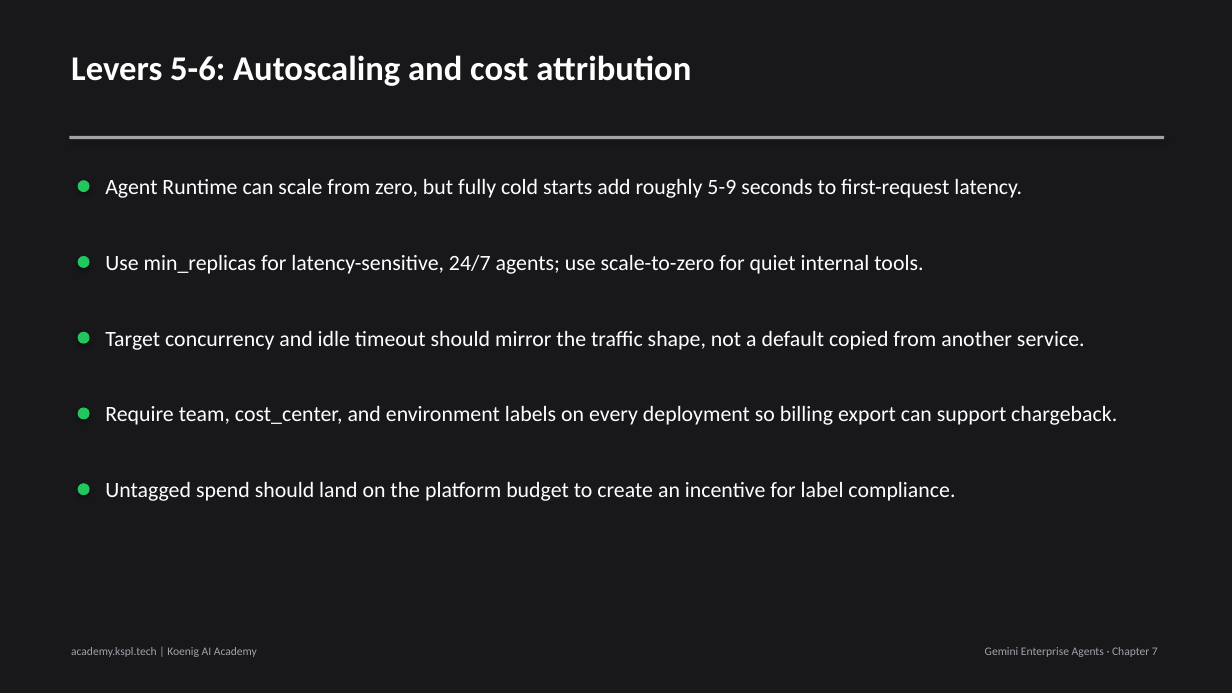
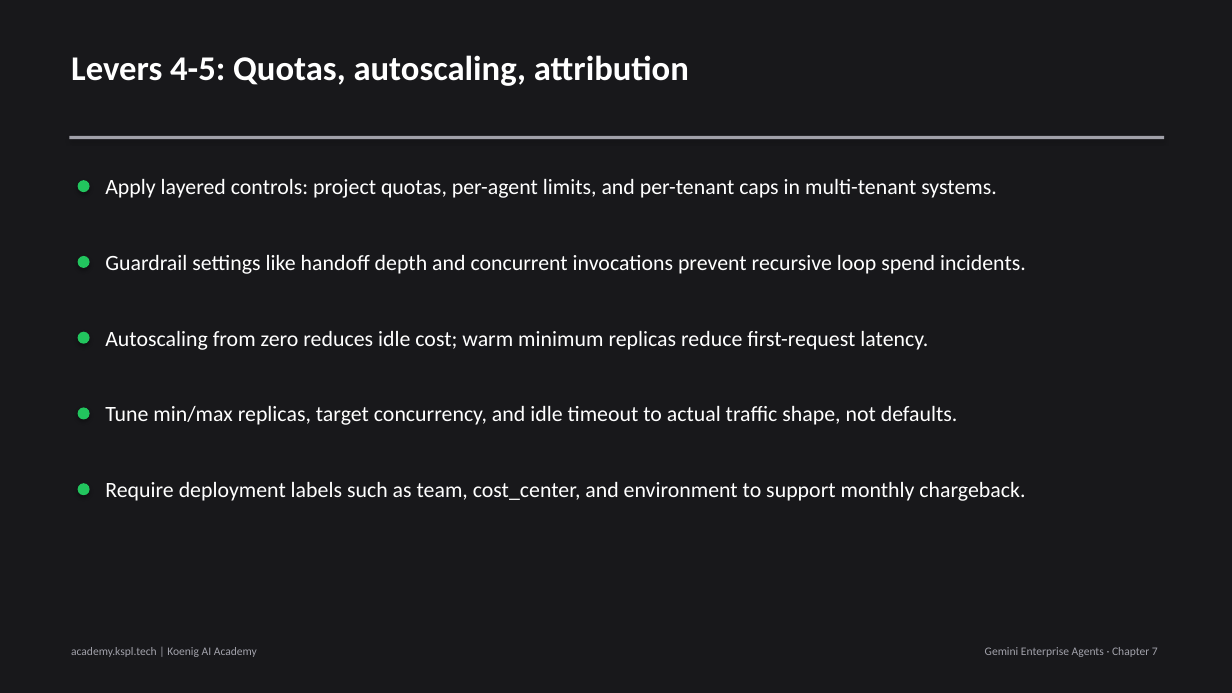
Before and after one commit to Koenig-Solutions-Private-Limited/koenig-ai-org, a slide deck: slide 6 of vault/courses/gemini-enterprise-agents/ch07-slides.pptx (slide 7 before the commit). Drawn at 1232x693 pixels with LibreOffice and Linux fonts; fonts in the diff are those of the drawing. Boxes give left, top, right and bottom in pixels: in the first picture for what was removed or moved away, otherwise in the second. Text is boxed around its words. In the diff, an @@ line names an element or a change of style, - is before the commit and + after.

```diff
--- a/vault/courses/gemini-enterprise-agents/ch07-slides.pptx
+++ b/vault/courses/gemini-enterprise-agents/ch07-slides.pptx
@@ text at [71,55,689,86]: text changed @@
-Levers 5-6: Autoscaling and cost attribution
+Levers 4-5: Quotas, autoscaling, attribution
@@ text at [105,179,997,198]: text changed @@
-Agent Runtime can scale from zero, but fully cold starts add roughly 5-9 seconds to first-request latency.
+Apply layered controls: project quotas, per-agent limits, and per-tenant caps in multi-tenant systems.
@@ text at [105,255,1026,274]: text changed @@
-Use min_replicas for latency-sensitive, 24/7 agents; use scale-to-zero for quiet internal tools.
+Guardrail settings like handoff depth and concurrent invocations prevent recursive loop spend incidents.
@@ text at [105,331,928,350]: text changed @@
-Target concurrency and idle timeout should mirror the traffic shape, not a default copied from another service.
+Autoscaling from zero reduces idle cost; warm minimum replicas reduce first-request latency.
@@ text at [105,406,958,425]: text changed @@
-Require team, cost_center, and environment labels on every deployment so billing export can support chargeback.
+Tune min/max replicas, target concurrency, and idle timeout to actual traffic shape, not defaults.
@@ text at [105,482,1025,501]: text changed @@
-Untagged spend should land on the platform budget to create an incentive for label compliance.
+Require deployment labels such as team, cost_center, and environment to support monthly chargeback.
```
Also in this commit, not shown: 6 other slides changed, 1 slide removed, 12 other files.
